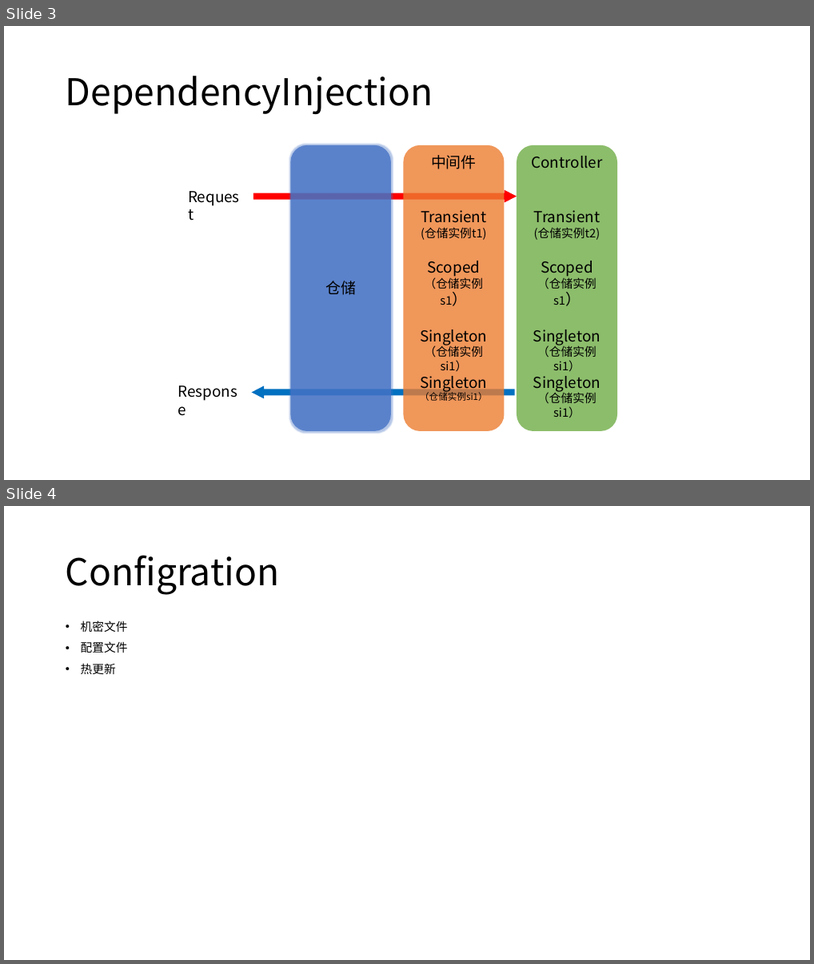
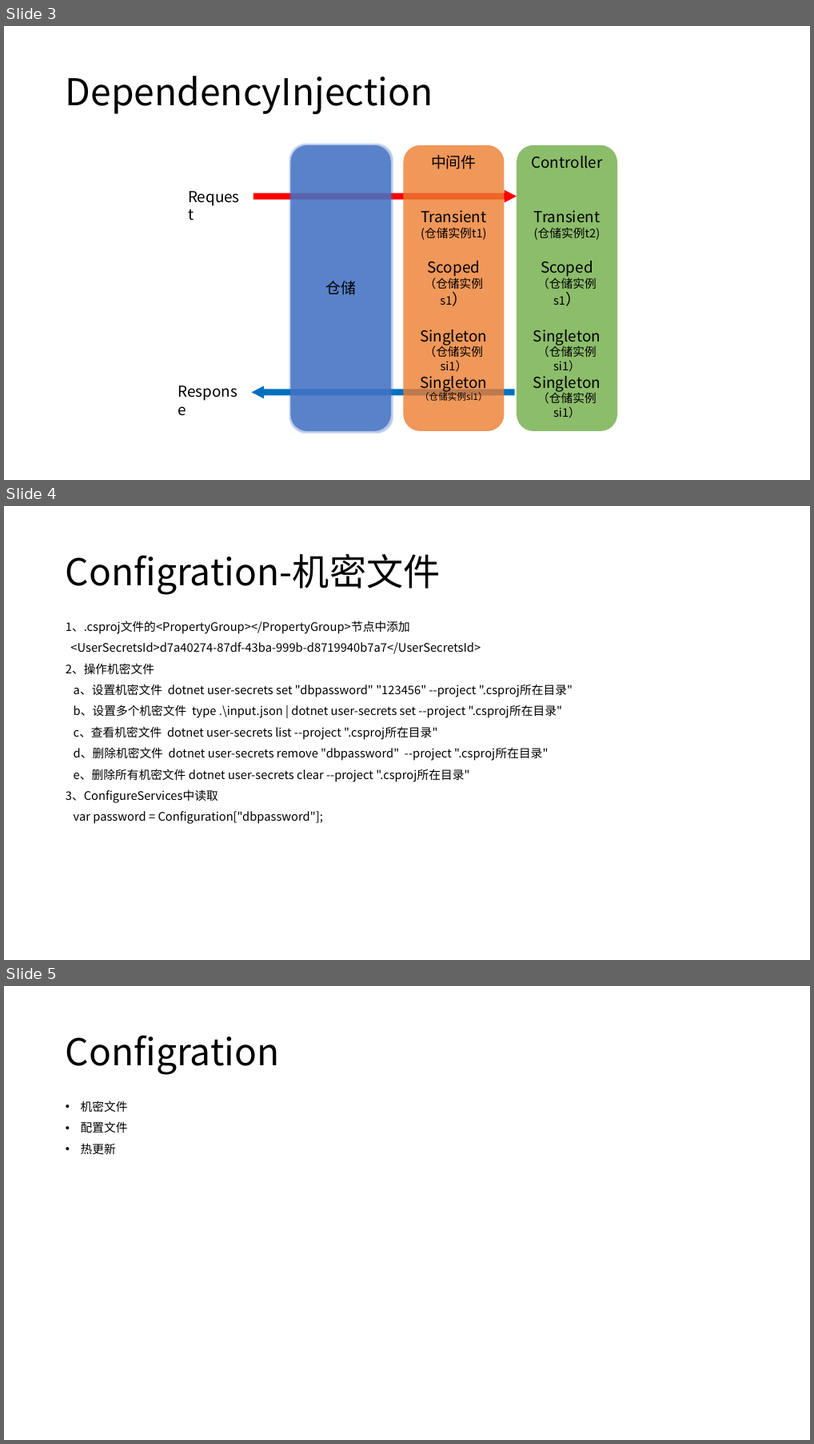
Before and after one commit to axzxs2001/aspnetcore5.0, a slide deck: aspnetcore3.0course/docs/aspnetcore3.0course.pptx. Shown one above the other, each under a label of ours: slides 3 and 4 before the commit, slides 3, 4 and 5 after it. The pictures are 814x964 and 814x1444 pixels, drawn with LibreOffice and Linux fonts; fonts in the diff are those of the drawing. Boxes give left, top, right and bottom in pixels: in the first picture for what was removed or moved away, otherwise in the second. Text is boxed around its words. In the diff, an @@ line names an element or a change of style, - is before the commit and + after.

Commit message:
配置文件demo

```diff
--- a/aspnetcore3.0course/docs/aspnetcore3.0course.pptx
+++ b/aspnetcore3.0course/docs/aspnetcore3.0course.pptx
@@ slide 4 added at (4, 506, 810, 960), background #FFFFFF @@
@@ title added at (66, 554, 441, 595), 44 pt, text #000000 @@
+Configration-机密文件
@@ text added at (66, 620, 573, 824), 14 pt, text #000000 @@
+1、.csproj文件的<PropertyGroup></PropertyGroup>节点中添加
+<UserSecretsId>d7a40274-87df-43ba-999b-d8719940b7a7</UserSecretsId>
+2、操作机密文件
+a、设置机密文件 dotnet user-secrets set "dbpassword" "123456" --project ".csproj所在目录"
+b、设置多个机密文件 type .\input.json | dotnet user-secrets set --project ".csproj所在目录"
+c、查看机密文件 dotnet user-secrets list --project ".csproj所在目录"
+d、删除机密文件 dotnet user-secrets remove "dbpassword" --project ".csproj所在目录"
+e、删除所有机密文件 dotnet user-secrets clear --project ".csproj所在目录"
+3、ConfigureServices中读取
+var password = Configuration["dbpassword"];
@@ what was slide 4 is now slide 5 @@
```
Also in this commit, not shown: 3 other files.
